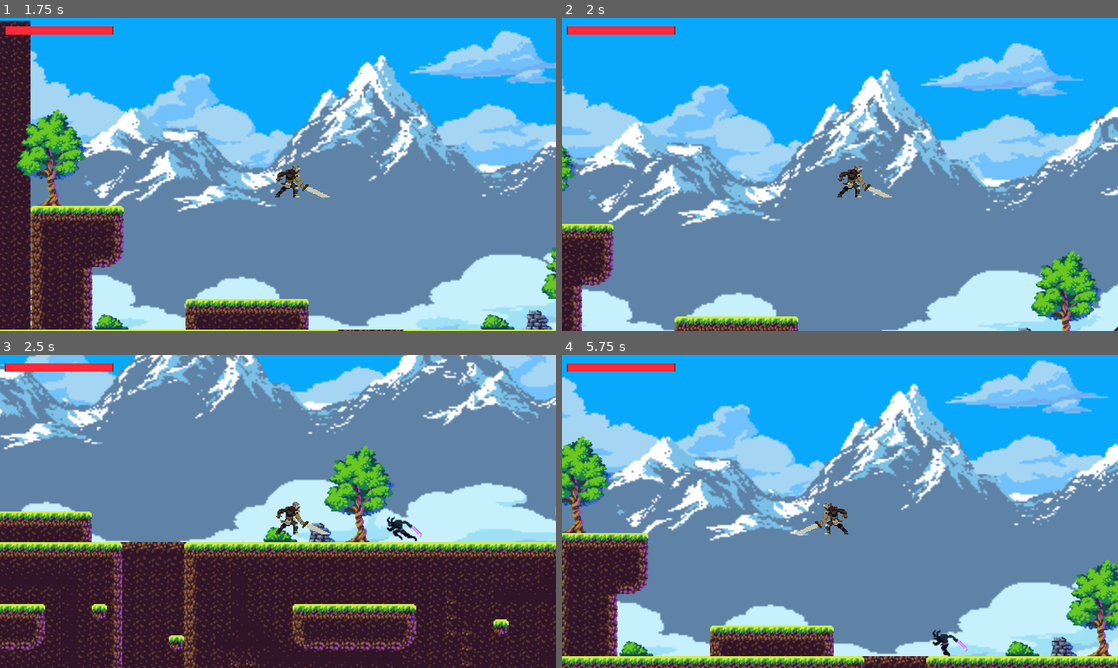
Above: before the commit, frames 1-4 (two rows, left to right).
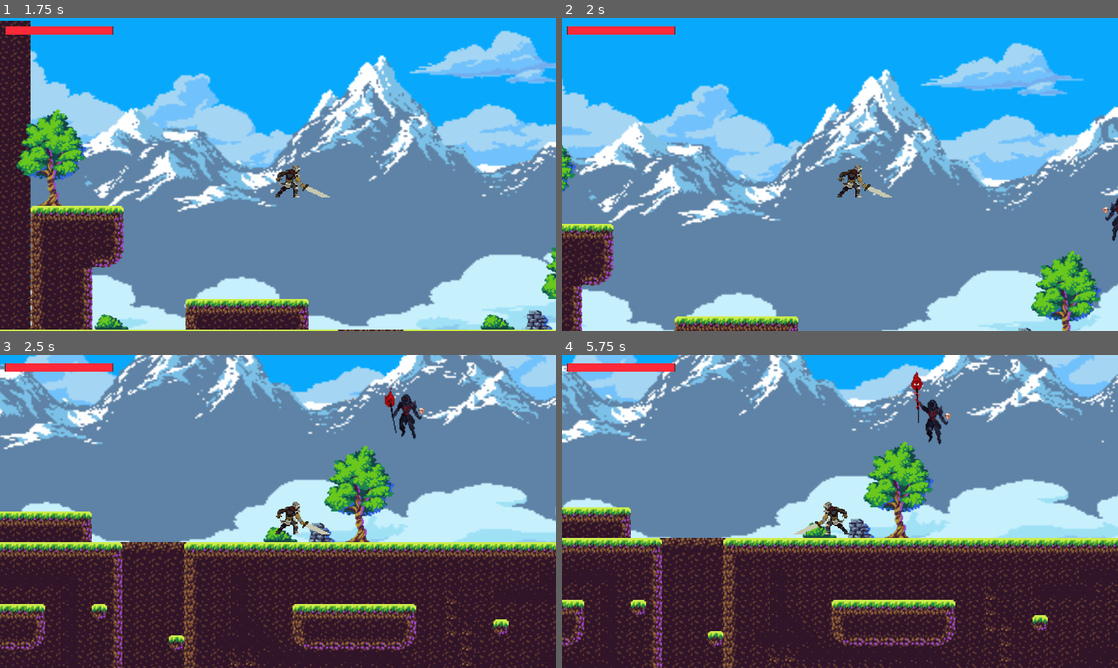
Above: after the commit, the same moments.

Repository: timowenz/stormbringer-trials
Game: Godot game, scene res://scenes/Menu.tscn
The game is run twice, just before and just after one commit, with the same random seed, the same clock (stepped at 60 frames per second) and the same inputs.
Inputs:
- Up to frame 1 (1.75 s): click "Play!" at 0.5 s; tap Enter (ui_accept) at 1.25, 1.52 s; hold Right (ui_right) from 1.28 s (still down); tap Q (attack) at 1.35 s
- Up to frame 2 (2 s): keep holding Right (ui_right)
- Up to frame 3 (2.5 s): keep holding Right (ui_right); tap Q (attack) at 2.1 s; tap Enter (ui_accept) at 2.27 s
- Up to frame 4 (5.75 s): release Right (ui_right) at 2.78 s; hold Left (ui_left) 2.78-3.53 s; tap W (attack2) at 2.85 s; tap Q (attack) at 3.05, 3.8, 4.35, 5.1 s; hold Right (ui_right) 3.53-5.03 s; tap Down (crouch) at 3.6 s; tap Enter (ui_accept) at 3.77, 4.52, 5.27 s; hold Left (ui_left) from 5.03 s (still down)

Frame 1 is identical in both runs. In frame 2, 0.2% of the frame differs, in the area x 97-100%, y 57-100%; in frame 3, 0.7%; in frame 4, 86%, in the area x 0-100%, y 0-100%.

Commit message:
feat: new animation for enemies

Diff:
--- a/scenes/Game.tscn
+++ b/scenes/Game.tscn
@@ -7,7 +7,7 @@
 [ext_resource type="Texture2D" uid="uid://vu8r2cjp1s8j" path="res://assets/tileset/Decors.png" id="4_p74ua"]
 [ext_resource type="Texture2D" uid="uid://bi2p8skbssuj5" path="res://assets/tileset/Mockup2x.png" id="5_cdtrw"]
 [ext_resource type="AudioStream" uid="uid://swdeyex32o80" path="res://assets/music/Platformer Music 158815.mp3" id="7_fenwb"]
-[ext_resource type="PackedScene" uid="uid://dl67y2qtmmg0s" path="res://scenes/NightBorn.tscn" id="8_s60dt"]
+[ext_resource type="PackedScene" uid="uid://3pylflq2imsx" path="res://scenes/Necromancer.tscn" id="8_5poje"]
 
 [sub_resource type="TileSetAtlasSource" id="TileSetAtlasSource_wcxmo"]
 texture = ExtResource("1_iralc")
@@ -320,5 +320,5 @@
 volume_db = -12.5
 autoplay = true
 
-[node name="NightBorn" parent="." instance=ExtResource("8_s60dt")]
-position = Vector2(626, 249)
+[node name="Necromancer" parent="." instance=ExtResource("8_5poje")]
+position = Vector2(621, 127)
--- a/scenes/Necromancer.tscn
+++ b/scenes/Necromancer.tscn
@@ -54,6 +54,62 @@
 [sub_resource type="AtlasTexture" id="AtlasTexture_dg8yo"]
 atlas = ExtResource("1_rn2gl")
 region = Rect2(1920, 256, 160, 128)
+
+[sub_resource type="AtlasTexture" id="AtlasTexture_1fj68"]
+atlas = ExtResource("1_rn2gl")
+region = Rect2(0, 640, 160, 128)
+
+[sub_resource type="AtlasTexture" id="AtlasTexture_bqxan"]
+atlas = ExtResource("1_rn2gl")
+region = Rect2(160, 640, 160, 128)
+
+[sub_resource type="AtlasTexture" id="AtlasTexture_npsm2"]
+atlas = ExtResource("1_rn2gl")
+region = Rect2(320, 640, 160, 128)
+
+[sub_resource type="AtlasTexture" id="AtlasTexture_pcayk"]
+atlas = ExtResource("1_rn2gl")
+region = Rect2(480, 640, 160, 128)
+
+[sub_resource type="AtlasTexture" id="AtlasTexture_youve"]
+atlas = ExtResource("1_rn2gl")
+region = Rect2(640, 640, 160, 128)
+
+[sub_resource type="AtlasTexture" id="AtlasTexture_qin7j"]
+atlas = ExtResource("1_rn2gl")
+region = Rect2(0, 768, 160, 128)
+
+[sub_resource type="AtlasTexture" id="AtlasTexture_nxpee"]
+atlas = ExtResource("1_rn2gl")
+region = Rect2(160, 768, 160, 128)
+
+[sub_resource type="AtlasTexture" id="AtlasTexture_qg8m2"]
+atlas = ExtResource("1_rn2gl")
+region = Rect2(320, 768, 160, 128)
+
+[sub_resource type="AtlasTexture" id="AtlasTexture_o2h7o"]
+atlas = ExtResource("1_rn2gl")
+region = Rect2(480, 768, 160, 128)
+
+[sub_resource type="AtlasTexture" id="AtlasTexture_m5ipb"]
+atlas = ExtResource("1_rn2gl")
+region = Rect2(640, 768, 160, 128)
+
+[sub_resource type="AtlasTexture" id="AtlasTexture_176qu"]
+atlas = ExtResource("1_rn2gl")
+region = Rect2(800, 768, 160, 128)
+
+[sub_resource type="AtlasTexture" id="AtlasTexture_xxmqj"]
+atlas = ExtResource("1_rn2gl")
+region = Rect2(960, 768, 160, 128)
+
+[sub_resource type="AtlasTexture" id="AtlasTexture_ad3um"]
+atlas = ExtResource("1_rn2gl")
+region = Rect2(1120, 768, 160, 128)
+
+[sub_resource type="AtlasTexture" id="AtlasTexture_awx8g"]
+atlas = ExtResource("1_rn2gl")
+region = Rect2(1280, 768, 160, 128)
 
 [sub_resource type="AtlasTexture" id="AtlasTexture_qe6xp"]
 atlas = ExtResource("1_rn2gl")
@@ -131,6 +187,58 @@
 }],
 "loop": false,
 "name": &"attack",
+"speed": 5.0
+}, {
+"frames": [{
+"duration": 1.0,
+"texture": SubResource("AtlasTexture_1fj68")
+}, {
+"duration": 1.0,
+"texture": SubResource("AtlasTexture_bqxan")
+}, {
+"duration": 1.0,
+"texture": SubResource("AtlasTexture_npsm2")
+}, {
+"duration": 1.0,
+"texture": SubResource("AtlasTexture_pcayk")
+}, {
+"duration": 1.0,
+"texture": SubResource("AtlasTexture_youve")
+}],
+"loop": true,
+"name": &"damage",
+"speed": 5.0
+}, {
+"frames": [{
+"duration": 1.0,
+"texture": SubResource("AtlasTexture_qin7j")
+}, {
+"duration": 1.0,
+"texture": SubResource("AtlasTexture_nxpee")
+}, {
+"duration": 1.0,
+"texture": SubResource("AtlasTexture_qg8m2")
+}, {
+"duration": 1.0,
+"texture": SubResource("AtlasTexture_o2h7o")
+}, {
+"duration": 1.0,
+"texture": SubResource("AtlasTexture_m5ipb")
+}, {
+"duration": 1.0,
+"texture": SubResource("AtlasTexture_176qu")
+}, {
+"duration": 1.0,
+"texture": SubResource("AtlasTexture_xxmqj")
+}, {
+"duration": 1.0,
+"texture": SubResource("AtlasTexture_ad3um")
+}, {
+"duration": 1.0,
+"texture": SubResource("AtlasTexture_awx8g")
+}],
+"loop": true,
+"name": &"dead",
 "speed": 5.0
 }, {
 "frames": [{
@@ -174,7 +282,7 @@
 
 [node name="AnimatedSprite2D" type="AnimatedSprite2D" parent="."]
 sprite_frames = SubResource("SpriteFrames_1af3c")
-animation = &"attack"
+animation = &"damage"
 autoplay = "flight"
 
 [node name="CollisionShape2D" type="CollisionShape2D" parent="."]
--- a/scenes/NightBorn.tscn
+++ b/scenes/NightBorn.tscn
@@ -50,6 +50,118 @@
 [sub_resource type="AtlasTexture" id="AtlasTexture_8cvix"]
 atlas = ExtResource("2_2jonl")
 region = Rect2(880, 160, 80, 80)
+
+[sub_resource type="AtlasTexture" id="AtlasTexture_a2tb6"]
+atlas = ExtResource("2_2jonl")
+region = Rect2(0, 240, 80, 80)
+
+[sub_resource type="AtlasTexture" id="AtlasTexture_se8uv"]
+atlas = ExtResource("2_2jonl")
+region = Rect2(80, 240, 80, 80)
+
+[sub_resource type="AtlasTexture" id="AtlasTexture_pm8rw"]
+atlas = ExtResource("2_2jonl")
+region = Rect2(160, 240, 80, 80)
+
+[sub_resource type="AtlasTexture" id="AtlasTexture_eieel"]
+atlas = ExtResource("2_2jonl")
+region = Rect2(240, 240, 80, 80)
+
+[sub_resource type="AtlasTexture" id="AtlasTexture_npviu"]
+atlas = ExtResource("2_2jonl")
+region = Rect2(320, 240, 80, 80)
+
+[sub_resource type="AtlasTexture" id="AtlasTexture_tvlpd"]
+atlas = ExtResource("2_2jonl")
+region = Rect2(0, 320, 80, 80)
+
+[sub_resource type="AtlasTexture" id="AtlasTexture_t7ykk"]
+atlas = ExtResource("2_2jonl")
+region = Rect2(80, 320, 80, 80)
+
+[sub_resource type="AtlasTexture" id="AtlasTexture_l7yoi"]
+atlas = ExtResource("2_2jonl")
+region = Rect2(160, 320, 80, 80)
+
+[sub_resource type="AtlasTexture" id="AtlasTexture_2cvci"]
+atlas = ExtResource("2_2jonl")
+region = Rect2(240, 320, 80, 80)
+
+[sub_resource type="AtlasTexture" id="AtlasTexture_ub4j1"]
+atlas = ExtResource("2_2jonl")
+region = Rect2(320, 320, 80, 80)
+
+[sub_resource type="AtlasTexture" id="AtlasTexture_2cwp6"]
+atlas = ExtResource("2_2jonl")
+region = Rect2(400, 320, 80, 80)
+
+[sub_resource type="AtlasTexture" id="AtlasTexture_qkmy8"]
+atlas = ExtResource("2_2jonl")
+region = Rect2(480, 320, 80, 80)
+
+[sub_resource type="AtlasTexture" id="AtlasTexture_6e1sx"]
+atlas = ExtResource("2_2jonl")
+region = Rect2(560, 320, 80, 80)
+
+[sub_resource type="AtlasTexture" id="AtlasTexture_k8xf2"]
+atlas = ExtResource("2_2jonl")
+region = Rect2(640, 320, 80, 80)
+
+[sub_resource type="AtlasTexture" id="AtlasTexture_fdv8q"]
+atlas = ExtResource("2_2jonl")
+region = Rect2(720, 320, 80, 80)
+
+[sub_resource type="AtlasTexture" id="AtlasTexture_w02yf"]
+atlas = ExtResource("2_2jonl")
+region = Rect2(800, 320, 80, 80)
+
+[sub_resource type="AtlasTexture" id="AtlasTexture_41m3c"]
+atlas = ExtResource("2_2jonl")
+region = Rect2(880, 320, 80, 80)
+
+[sub_resource type="AtlasTexture" id="AtlasTexture_b1wl4"]
+atlas = ExtResource("2_2jonl")
+region = Rect2(960, 320, 80, 80)
+
+[sub_resource type="AtlasTexture" id="AtlasTexture_wp4bj"]
+atlas = ExtResource("2_2jonl")
+region = Rect2(1040, 320, 80, 80)
+
+[sub_resource type="AtlasTexture" id="AtlasTexture_oeqaj"]
+atlas = ExtResource("2_2jonl")
+region = Rect2(1120, 320, 80, 80)
+
+[sub_resource type="AtlasTexture" id="AtlasTexture_15hny"]
+atlas = ExtResource("2_2jonl")
+region = Rect2(1200, 320, 80, 80)
+
+[sub_resource type="AtlasTexture" id="AtlasTexture_khbbl"]
+atlas = ExtResource("2_2jonl")
+region = Rect2(1280, 320, 80, 80)
+
+[sub_resource type="AtlasTexture" id="AtlasTexture_el8kg"]
+atlas = ExtResource("2_2jonl")
+region = Rect2(1360, 320, 80, 80)
+
+[sub_resource type="AtlasTexture" id="AtlasTexture_ikklf"]
+atlas = ExtResource("2_2jonl")
+region = Rect2(1440, 320, 80, 80)
+
+[sub_resource type="AtlasTexture" id="AtlasTexture_nlbog"]
+atlas = ExtResource("2_2jonl")
+region = Rect2(1520, 320, 80, 80)
+
+[sub_resource type="AtlasTexture" id="AtlasTexture_hy1d1"]
+atlas = ExtResource("2_2jonl")
+region = Rect2(1600, 320, 80, 80)
+
+[sub_resource type="AtlasTexture" id="AtlasTexture_kkriu"]
+atlas = ExtResource("2_2jonl")
+region = Rect2(1680, 320, 80, 80)
+
+[sub_resource type="AtlasTexture" id="AtlasTexture_n1e3j"]
+atlas = ExtResource("2_2jonl")
+region = Rect2(1760, 320, 80, 80)
 
 [sub_resource type="AtlasTexture" id="AtlasTexture_3qmqn"]
 atlas = ExtResource("2_2jonl")
@@ -153,6 +265,100 @@
 "loop": false,
 "name": &"attack",
 "speed": 10.0
+}, {
+"frames": [{
+"duration": 1.0,
+"texture": SubResource("AtlasTexture_a2tb6")
+}, {
+"duration": 1.0,
+"texture": SubResource("AtlasTexture_se8uv")
+}, {
+"duration": 1.0,
+"texture": SubResource("AtlasTexture_pm8rw")
+}, {
+"duration": 1.0,
+"texture": SubResource("AtlasTexture_eieel")
+}, {
+"duration": 1.0,
+"texture": SubResource("AtlasTexture_npviu")
+}],
+"loop": true,
+"name": &"damage",
+"speed": 5.0
+}, {
+"frames": [{
+"duration": 1.0,
+"texture": SubResource("AtlasTexture_tvlpd")
+}, {
+"duration": 1.0,
+"texture": SubResource("AtlasTexture_t7ykk")
+}, {
+"duration": 1.0,
+"texture": SubResource("AtlasTexture_l7yoi")
+}, {
+"duration": 1.0,
+"texture": SubResource("AtlasTexture_2cvci")
+}, {
+"duration": 1.0,
+"texture": SubResource("AtlasTexture_ub4j1")
+}, {
+"duration": 1.0,
+"texture": SubResource("AtlasTexture_2cwp6")
+}, {
+"duration": 1.0,
+"texture": SubResource("AtlasTexture_qkmy8")
+}, {
+"duration": 1.0,
+"texture": SubResource("AtlasTexture_6e1sx")
+}, {
+"duration": 1.0,
+"texture": SubResource("AtlasTexture_k8xf2")
+}, {
+"duration": 1.0,
+"texture": SubResource("AtlasTexture_fdv8q")
+}, {
+"duration": 1.0,
+"texture": SubResource("AtlasTexture_w02yf")
+}, {
+"duration": 1.0,
+"texture": SubResource("AtlasTexture_41m3c")
+}, {
+"duration": 1.0,
+"texture": SubResource("AtlasTexture_b1wl4")
+}, {
+"duration": 1.0,
+"texture": SubResource("AtlasTexture_wp4bj")
+}, {
+"duration": 1.0,
+"texture": SubResource("AtlasTexture_oeqaj")
+}, {
+"duration": 1.0,
+"texture": SubResource("AtlasTexture_15hny")
+}, {
+"duration": 1.0,
+"texture": SubResource("AtlasTexture_khbbl")
+}, {
+"duration": 1.0,
+"texture": SubResource("AtlasTexture_el8kg")
+}, {
+"duration": 1.0,
+"texture": SubResource("AtlasTexture_ikklf")
+}, {
+"duration": 1.0,
+"texture": SubResource("AtlasTexture_nlbog")
+}, {
+"duration": 1.0,
+"texture": SubResource("AtlasTexture_hy1d1")
+}, {
+"duration": 1.0,
+"texture": SubResource("AtlasTexture_kkriu")
+}, {
+"duration": 1.0,
+"texture": SubResource("AtlasTexture_n1e3j")
+}],
+"loop": true,
+"name": &"dead",
+"speed": 5.0
 }, {
 "frames": [{
 "duration": 1.0,
@@ -223,7 +429,7 @@
 
 [node name="AnimatedSprite2D" type="AnimatedSprite2D" parent="."]
 sprite_frames = SubResource("SpriteFrames_ytg0v")
-animation = &"attack"
+animation = &"dead"
 autoplay = "idle"
 
 [node name="CollisionShape2D" type="CollisionShape2D" parent="."]
--- a/scripts/Necromancer.gd
+++ b/scripts/Necromancer.gd
@@ -22,6 +22,7 @@
 		else:
 			$AnimatedSprite2D.play("flight")
 			player_chase = true
+
 func _on_detection_area_2d_body_entered(body):
 	player = body
 	player_chase = true
Not shown: 1 places in scenes/Necromancer.tscn that only renumber resources
Not shown: 1 places in scenes/NightBorn.tscn that only renumber resources
